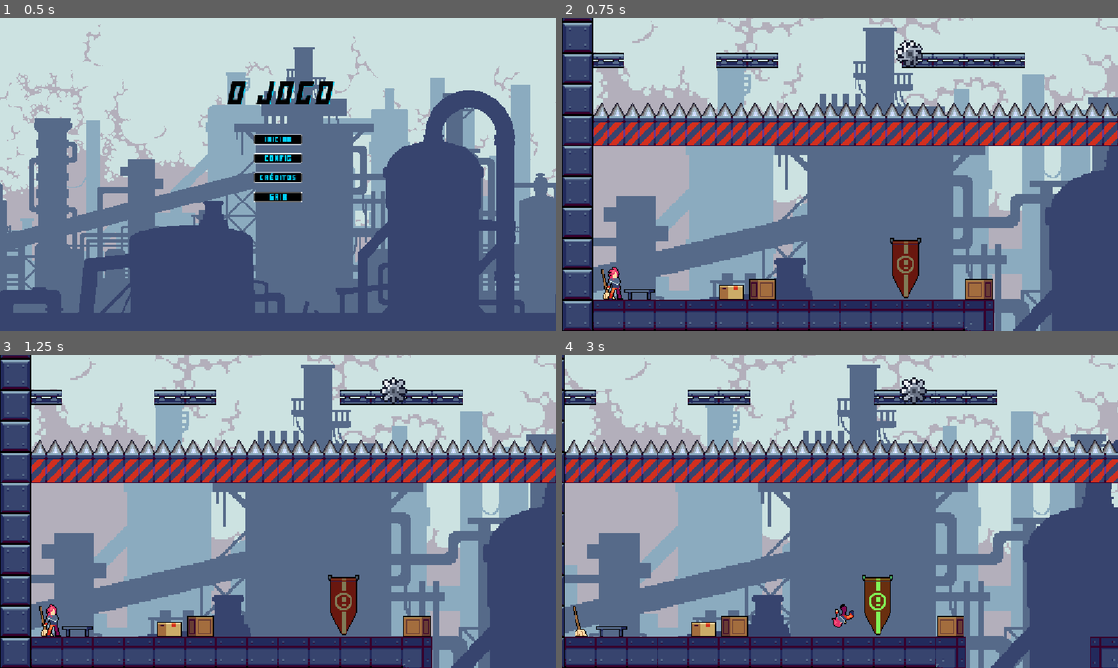
Above: before the commit, frames 1-4 (two rows, left to right).
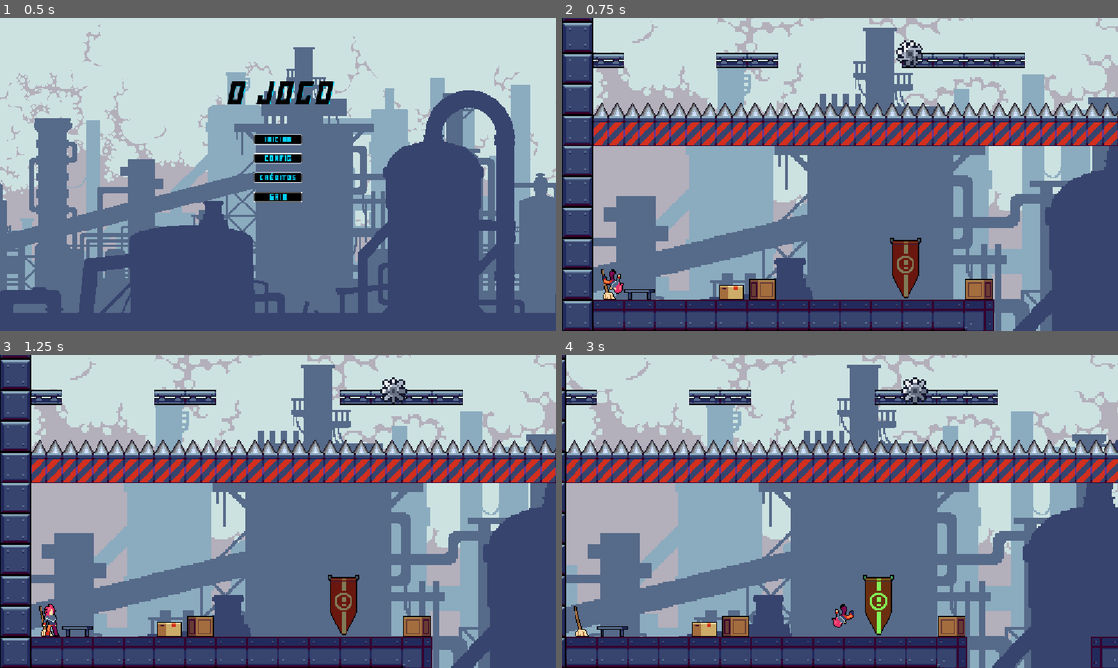
Above: after the commit, the same moments.

Repository: Carlos-Robrt-S/Plataformer-2D-GameDev
Game: Godot game, scene res://Scenes/Paneis/menu.tscn
Same seed, same stepped clock (60 frames per second), same inputs: the game is played once before the commit and once after it.
Inputs:
- Up to frame 1 (0.5 s): no input
- Up to frame 2 (0.75 s): click "Iniciar" at 0.5 s
- Up to frame 3 (1.25 s): no input
- Up to frame 4 (3 s): hold D (direita) 1.28-2.78 s; tap W (pular) at 1.52, 2.27 s; hold A (esquerda) from 2.78 s (still down)

Frame 1 is identical in both runs. In frame 2, 0.2% of the frame differs, in the area x 7-12%, y 79-90%; in frame 3, 0.2%; in frame 4, 7.2%, in the area x 0-100%, y 0-100%.

Commit message:
remove spawn duplicado e fundo antigo

Diff:
--- a/plataform/Scenes/levels/fase_principal.tscn
+++ b/plataform/Scenes/levels/fase_principal.tscn
@@ -1,21 +1,17 @@
 [gd_scene format=4 uid="uid://djn1m5wffyn7j"]
 
 [ext_resource type="Script" uid="uid://rm2u52jfdxpb" path="res://Scripts/fase_principal.gd" id="1_squgx"]
-[ext_resource type="Texture2D" uid="uid://by335lknqbcax" path="res://Assets/atlas/2 Background/1.png" id="2_6jqgv"]
-[ext_resource type="Texture2D" uid="uid://b04crse5i8qfa" path="res://Assets/atlas/2 Background/Background.png" id="2_7mknf"]
 [ext_resource type="TileSet" uid="uid://d0sv23uvpo50i" path="res://Scenes/tileset_industrial.tres" id="2_wcqaj"]
-[ext_resource type="Texture2D" uid="uid://1xhdegm0y271" path="res://Assets/atlas/2 Background/2.png" id="3_jbp0s"]
 [ext_resource type="PackedScene" uid="uid://dd7y2thrmaqwh" path="res://Scenes/hazards/spikes.tscn" id="3_ublkt"]
 [ext_resource type="Texture2D" uid="uid://kag1fru75pp3" path="res://Assets/atlas/2 Background/3.png" id="4_26unb"]
-[ext_resource type="Texture2D" uid="uid://dkf5rcew7l1xq" path="res://Assets/atlas/2 Background/4.png" id="5_54njk"]
 [ext_resource type="PackedScene" uid="uid://ykkxxul4otx1" path="res://Scenes/jogador.tscn" id="5_ublkt"]
 [ext_resource type="PackedScene" uid="uid://sbkdok80yjsj" path="res://Scenes/levels/checkpoints.tscn" id="6_7mknf"]
+[ext_resource type="Texture2D" uid="uid://rn7pf31wpohn" path="res://Assets/atlas/2 Background/5.png" id="6_cde0r"]
 [ext_resource type="Texture2D" uid="uid://by335lknqbcax" path="res://Assets/atlas/2 Background/1.png" id="7_7mknf"]
 [ext_resource type="Theme" uid="uid://dk6fsi0ja5kay" path="res://Assets/themes/main_theme.tres" id="7_sq8ne"]
 [ext_resource type="Texture2D" uid="uid://1xhdegm0y271" path="res://Assets/atlas/2 Background/2.png" id="8_hhyiv"]
+[ext_resource type="PackedScene" uid="uid://lg6yxbj50wc7" path="res://Scenes/hazards/saw.tscn" id="8_qqq5w"]
 [ext_resource type="Texture2D" uid="uid://dkf5rcew7l1xq" path="res://Assets/atlas/2 Background/4.png" id="9_sq8ne"]
-[ext_resource type="Texture2D" uid="uid://rn7pf31wpohn" path="res://Assets/atlas/2 Background/5.png" id="6_cde0r"]
-[ext_resource type="PackedScene" uid="uid://lg6yxbj50wc7" path="res://Scenes/hazards/saw.tscn" id="8_qqq5w"]
 [ext_resource type="PackedScene" uid="uid://cnr3lw5vbcxm7" path="res://Scenes/levels/kill_zone.tscn" id="10_2p54t"]
 
 [node name="fase_principal" type="Node2D" unique_id=941231126]
@@ -28,7 +24,7 @@
 
 [node name="Sprite2D" type="Sprite2D" parent="Parallax2D" unique_id=2027933265]
 scale = Vector2(1.9, 1.9)
-texture = ExtResource("2_6jqgv")
+texture = ExtResource("7_7mknf")
 centered = false
 
 [node name="Parallax2D2" type="Parallax2D" parent="." unique_id=326632132]
@@ -39,7 +35,7 @@
 [node name="Sprite2D" type="Sprite2D" parent="Parallax2D2" unique_id=492264876]
 position = Vector2(0, -52.000008)
 scale = Vector2(1.9, 1.9)
-texture = ExtResource("3_jbp0s")
+texture = ExtResource("8_hhyiv")
 centered = false
 
 [node name="Parallax2D3" type="Parallax2D" parent="." unique_id=1285586846]
@@ -61,7 +57,7 @@
 [node name="Sprite2D" type="Sprite2D" parent="Parallax2D4" unique_id=849827001]
 position = Vector2(0, 130)
 scale = Vector2(1.5, 1.5)
-texture = ExtResource("5_54njk")
+texture = ExtResource("9_sq8ne")
 centered = false
 
 [node name="Parallax2D5" type="Parallax2D" parent="." unique_id=11532320]
@@ -75,29 +71,8 @@
 texture = ExtResource("6_cde0r")
 centered = false
 
-[node name="background" type="CanvasLayer" parent="." unique_id=1366541379]
-layer = -1
-visible = false
-
-[node name="Control" type="Control" parent="background" unique_id=1899386916]
-layout_mode = 3
-anchors_preset = 15
-anchor_right = 1.0
-anchor_bottom = 1.0
-grow_horizontal = 2
-grow_vertical = 2
-
-[node name="TextureRect" type="TextureRect" parent="background/Control" unique_id=1506836164]
-layout_mode = 1
-anchors_preset = 15
-anchor_right = 1.0
-anchor_bottom = 1.0
-grow_horizontal = 2
-grow_vertical = 2
-texture = ExtResource("2_7mknf")
-
 [node name="mapa" type="TileMapLayer" parent="." unique_id=1270711766]
-tile_map_data = PackedByteArray("AAABABMABQAAAAAAAAACABMABQA …(9616 unchanged characters)… AAAAAAAAFAAYALQAAAAAAAAAnAAMALQAAAAAAAAA=")
+tile_map_data = PackedByteArray("AAABABMABQAAAAAAAAACABMABQA …(9616 unchanged characters)… AAAAAAAAFAAYALQAAAAAAAAAnAAMALQAAAAAAAAATAAsACQAAAAAAAAA=")
 tile_set = ExtResource("2_wcqaj")
 
 [node name="Spawn" type="Marker2D" parent="." unique_id=914209258]
@@ -144,8 +119,6 @@
 [node name="Hazard10" parent="spikes_comprido" unique_id=665982336 instance=ExtResource("3_ublkt")]
 position = Vector2(475, 0)
 
-[node name="Spawn" type="Marker2D" parent="." unique_id=914209258]
-position = Vector2(57, 591)
 [node name="spikes_comprido2" parent="." unique_id=2063886887 instance=ExtResource("3_ublkt")]
 position = Vector2(1586, 400)
 
@@ -318,37 +291,5 @@
 grow_vertical = 0
 text = "Sair"
 
-[node name="Fundo" type="Node2D" parent="." unique_id=335745308]
-
-[node name="Parallax2D" type="Parallax2D" parent="Fundo" unique_id=697103053]
-z_index = -3
-repeat_size = Vector2(1152, 648)
-
-[node name="Sprite2D" type="Sprite2D" parent="Fundo/Parallax2D" unique_id=1622225755]
-position = Vector2(575, 324)
-scale = Vector2(2, 2)
-texture = ExtResource("7_7mknf")
-
-[node name="Parallax2D2" type="Parallax2D" parent="Fundo" unique_id=2005424954]
-process_mode = 1
-z_index = -2
-scroll_scale = Vector2(0.5, 0.5)
-repeat_size = Vector2(1152, 0)
-autoscroll = Vector2(20, 0)
-
-[node name="Sprite2D" type="Sprite2D" parent="Fundo/Parallax2D2" unique_id=1272416710]
-position = Vector2(575, 325)
-scale = Vector2(2, 2)
-texture = ExtResource("8_hhyiv")
-
-[node name="Parallax2D3" type="Parallax2D" parent="Fundo" unique_id=302366226]
-z_index = -1
-repeat_size = Vector2(1152, 0)
-
-[node name="Sprite2D" type="Sprite2D" parent="Fundo/Parallax2D3" unique_id=583358913]
-position = Vector2(575, 322)
-scale = Vector2(2, 2)
-texture = ExtResource("9_sq8ne")
-
 [connection signal="pressed" from="Player/Camera2D/MenuPause/Button" to="." method="_on_button_pressed"]
 [connection signal="pressed" from="Player/Camera2D/MenuPause/Sair" to="." method="_on_sair_pressed"]
